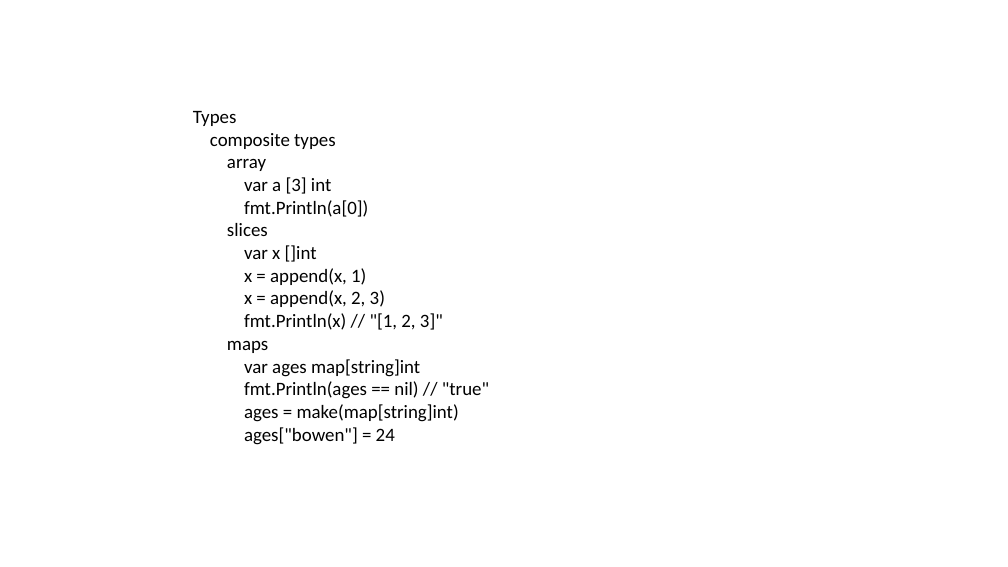
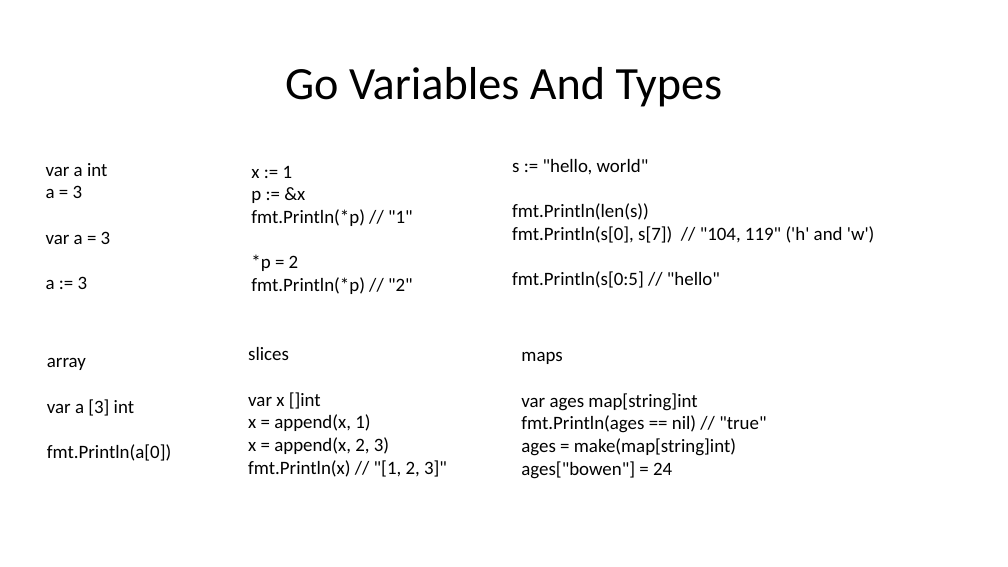
Before and after one commit to bowenchen6/golang-session, a slide deck: slide 7 of Go Language Sharing.pptx (slide 8 before the commit). Drawn at 1008x567 pixels with LibreOffice and Linux fonts; fonts in the diff are those of the drawing. Boxes give left, top, right and bottom in pixels: in the first picture for what was removed or moved away, otherwise in the second. Text is boxed around its words. In the diff, an @@ line names an element or a change of style, - is before the commit and + after.

```diff
--- a/Go Language Sharing.pptx
+++ b/Go Language Sharing.pptx
@@ title added at (x1=285, y1=67, x2=723, y2=107), 44 pt, text #000000 @@
+Go Variables And Types
@@ text at (x1=193, y1=111, x2=443, y2=330): paragraphs removed @@
-Types
-composite types
-array
-var a [3] int
-fmt.Println(a[0])
-slices
-var x []int
-x = append(x, 1)
-x = append(x, 2, 3)
-fmt.Println(x) // "[1, 2, 3]"
@@ text added at (x1=46, y1=163, x2=111, y2=289), 18 pt, text #000000 @@
+var a int
+a = 3
+var a = 3
+a := 3
@@ text added at (x1=251, y1=166, x2=413, y2=294), 18 pt, text #000000 @@
+x := 1
+p := &x
+fmt.Println(*p) // "1"
+*p = 2
+fmt.Println(*p) // "2"
@@ text added at (x1=512, y1=159, x2=875, y2=288), 18 pt, text #000000 @@
+s := "hello, world"
+fmt.Println(len(s))
+fmt.Println(s[0], s[7]) // "104, 119" ('h' and 'w')
+fmt.Println(s[0:5] // "hello"
@@ text added at (x1=47, y1=358, x2=171, y2=461), 18 pt, text #000000 @@
+array
+var a [3] int
+fmt.Println(a[0])
@@ text added at (x1=248, y1=347, x2=447, y2=477), 18 pt, text #000000 @@
+slices
+var x []int
+x = append(x, 1)
+x = append(x, 2, 3)
+fmt.Println(x) // "[1, 2, 3]"
@@ text "maps" moved from (x1=193, y1=111, x2=489, y2=445) to (x1=521, y1=352, x2=766, y2=479) @@
```
Also in this commit, not shown: 4 other slides changed, 14 slides added, 16 slides removed, 1 other file.
